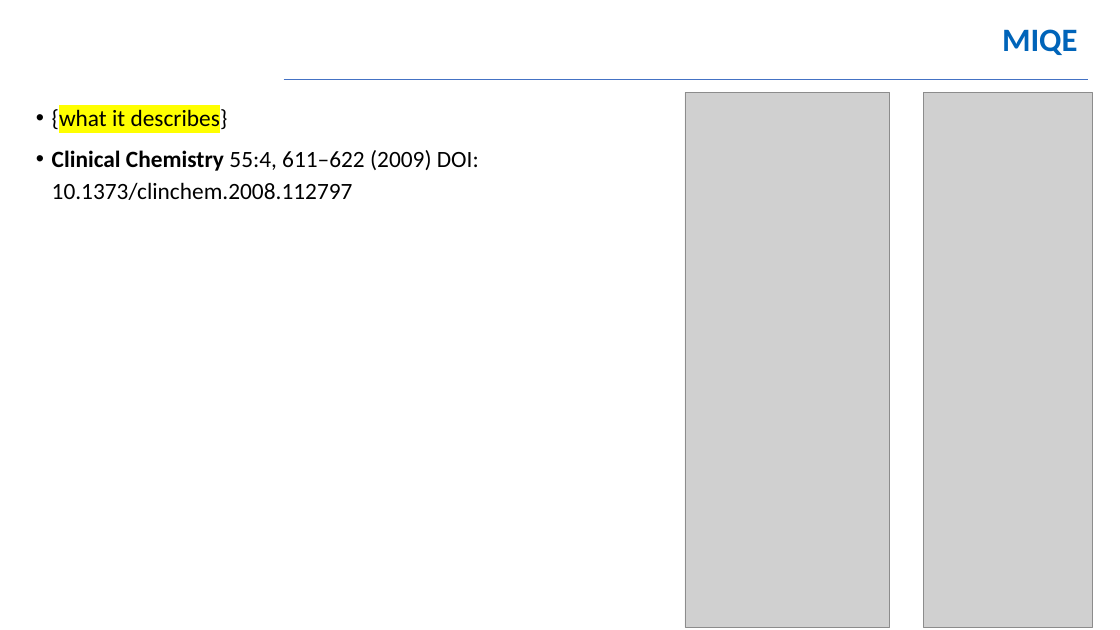
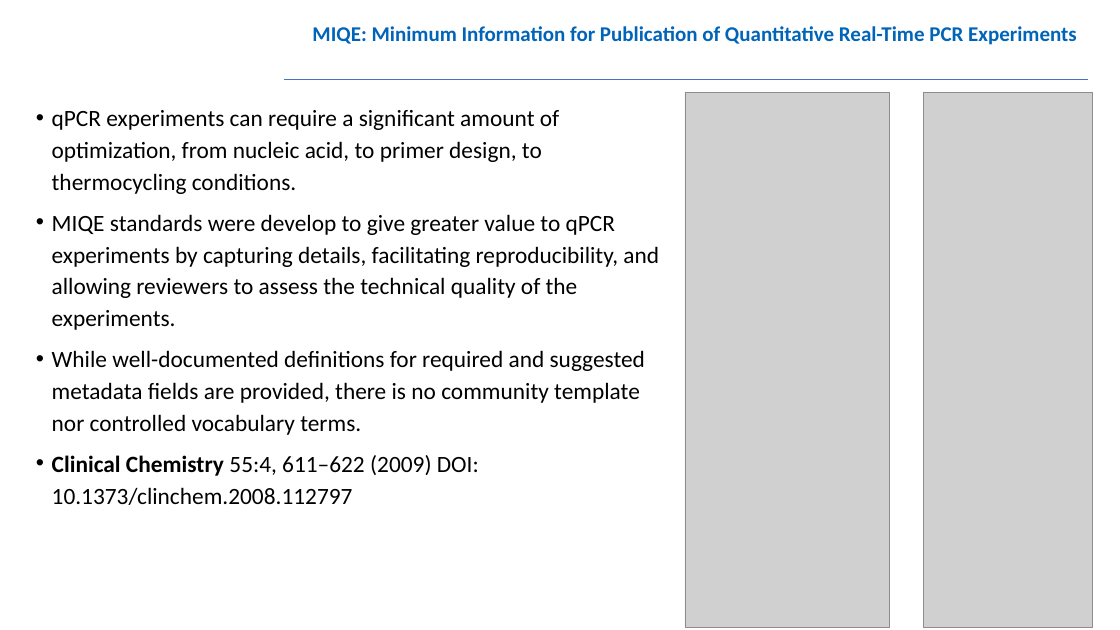
Before and after one commit to NCBI-Hackathons/BioAssay-Express-Applying-FAIR-Principles-to-Bioassay-Protocols, a slide deck: slide 6 of IntroSlides.pptx. Drawn at 1120x630 pixels with LibreOffice and Linux fonts; fonts in the diff are those of the drawing; grey boxes stand for pictures; background and template pictures are left out. Boxes give left, top, right and bottom in pixels: in the first picture for what was removed or moved away, otherwise in the second. Text is boxed around its words. In the diff, an @@ line names an element or a change of style, - is before the commit and + after.

Commit message:
More information

```diff
--- a/IntroSlides.pptx
+++ b/IntroSlides.pptx
@@ title at box(312, 26, 1077, 45): text changed; size 28 to 18 pt @@
-MIQE
+MIQE: Minimum Information for Publication of Quantitative Real-Time PCR Experiments
@@ text at box(52, 110, 659, 435): text changed @@
-• {what it describes}
+• qPCR experiments can require a significant amount of optimization, from nucleic acid, to primer design, to thermocycling conditions.
+• MIQE standards were develop to give greater value to qPCR experiments by capturing details, facilitating reproducibility, and allowing reviewers to assess the technical quality of the experiments.
+• While well-documented definitions for required and suggested metadata fields are provided, there is no community template nor controlled vocabulary terms.
```
Also in this commit, not shown: 6 other slides changed, 8 other files.
